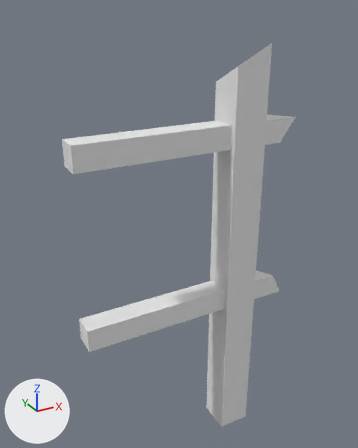
Before and after pictures for a commit that changed the OBJ model src/main/resources/assets/catwalks/models/block/catwalk/catwalks/bamboo/right_end.obj.
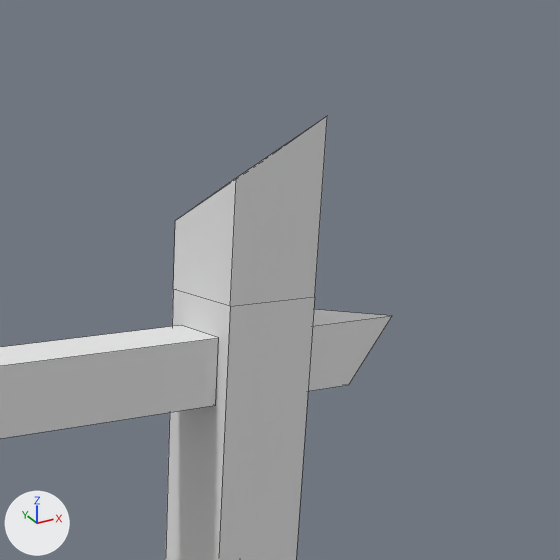
Each version is shown whole from a camera (50 mm lens) standing at (0.208, -1.079, 1.236) and looking at (0.802, 0.002, 0.696), then close up on the part from 42% to 100% of the width and 0% to 46% of the height. The lights are fixed; the arrows at lower left show +X, +Y and +Z. The close-ups show mesh edges as thin lines. Where no turn or scale is listed for an object, it has been applied to the vertices.

In view in the first close-up: 'right_end'.
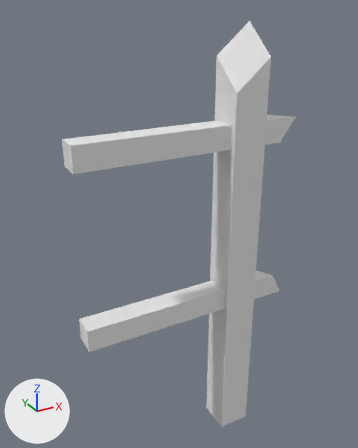
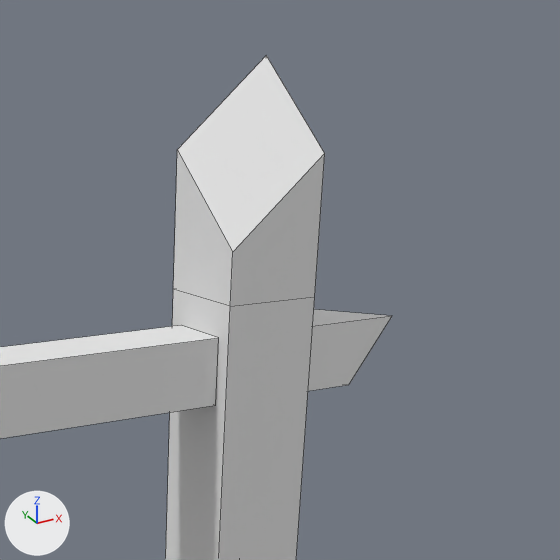
Boxes [x1, y1, x2, y2] around the edits, measured in the close-ups (560 x 560 px; the box of a moved part takes in the faces that stretch with it):
'right_end', reshaped: before [0, 116, 392, 560]; after [0, 55, 392, 560]
part 1 of me_right_end, moved or reshaped: before [173, 116, 327, 306]; after [173, 55, 325, 306]

What the commit changed:
me_right_end has 44 vertices, 35 faces and spans x 0.5..1.109, y -0.094..0.0, z 0.0..1.156.
me_right_end is used by ob_right_end; location (0.0, 0.0, 0.0).
Part 1, on me_right_end:
Vertex 36 of me_right_end moves from (0.906, -0.094, 1.109) at pixel (236, 177) to (0.906, -0.094, 1.047) at pixel (232, 252).
Vertex 37 of me_right_end moves from (1.0, -0.094, 1.156) at pixel (327, 115) to (1.0, -0.094, 1.125) at pixel (324, 153).
Vertex 38 of me_right_end moves from (1.0, 0.0, 1.109) at pixel (260, 162) to (1.0, 0.0, 1.203) at pixel (266, 55).
Vertex 39 of me_right_end moves from (0.906, 0.0, 1.062) at pixel (175, 220) to (0.906, 0.0, 1.125) at pixel (177, 149).
